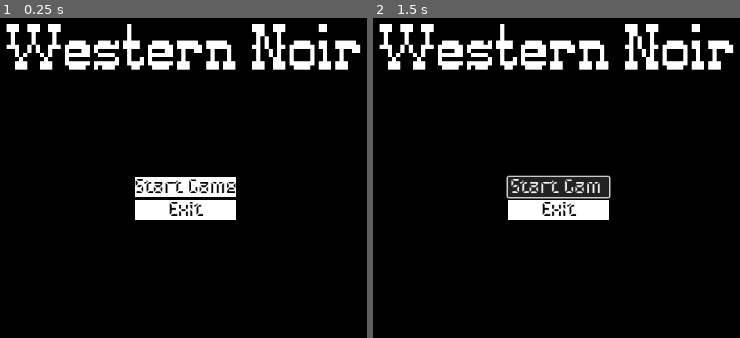
Above: before the commit, frames 1-2 (left to right).
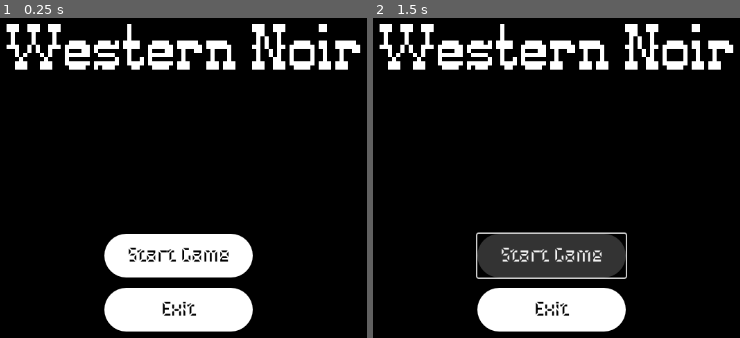
Above: after the commit, the same moments.

Repository: Tortiz-CSUF/western-noir-platformer
Game: Godot game, scene res://Start_Menu.tscn
The game is run twice, just before and just after one commit, with the same random seed, the same clock (stepped at 60 frames per second) and the same inputs.
Inputs:
- Up to frame 1 (0.25 s): no input
- Up to frame 2 (1.5 s): click "Start Game" at 0.5 s; click "Start Game" at 1.25 s

The runs differ from the first frame. In frame 1, 14% of the frame differs, in the area x 28-69%, y 49-99%; in frame 2, 15%, in the area x 28-70%, y 49-99%.

Commit message:
Refined Elements
Further refined Start Menu elements with spacing and rounded corners for buttons.

Diff:
--- a/Start_Menu.tscn
+++ b/Start_Menu.tscn
@@ -1,10 +1,28 @@
-[gd_scene load_steps=4 format=3 uid="uid://blr4bmpnlswj5"]
+[gd_scene load_steps=6 format=3 uid="uid://blr4bmpnlswj5"]
 
 [ext_resource type="FontFile" uid="uid://m8luhfimbqq4" path="res://Assets/Fonts/PixelWesternRegular-8g70.ttf" id="1_wrxjg"]
 [ext_resource type="FontFile" uid="uid://ccrhyowxoc31a" path="res://Assets/Fonts/SpeedPxWatch-xRM4O.ttf" id="2_pbjr1"]
 
+[sub_resource type="StyleBoxFlat" id="StyleBoxFlat_pbjr1"]
+bg_color = Color(1, 1, 1, 1)
+corner_radius_top_left = 50
+corner_radius_top_right = 50
+corner_radius_bottom_right = 50
+corner_radius_bottom_left = 50
+
+[sub_resource type="StyleBoxFlat" id="StyleBoxFlat_gfy38"]
+bg_color = Color(0.20152655, 0.20152661, 0.20152646, 1)
+corner_radius_top_left = 50
+corner_radius_top_right = 50
+corner_radius_bottom_right = 50
+corner_radius_bottom_left = 50
+
 [sub_resource type="StyleBoxFlat" id="StyleBoxFlat_xcwll"]
-bg_color = Color(1, 1, 1, 1)
+bg_color = Color(0, 0, 0, 1)
+corner_radius_top_left = 50
+corner_radius_top_right = 50
+corner_radius_bottom_right = 50
+corner_radius_bottom_left = 50
 
 [node name="Control" type="Control"]
 layout_mode = 3
@@ -31,32 +49,34 @@
 
 [node name="VBoxContainer" type="VBoxContainer" parent="."]
 layout_mode = 1
-anchors_preset = 8
-anchor_left = 0.5
-anchor_top = 0.5
-anchor_right = 0.5
-anchor_bottom = 0.5
-offset_left = -73.0
-offset_top = -31.0
-offset_right = 73.0
-offset_bottom = 31.0
-grow_horizontal = 2
-grow_vertical = 2
+anchors_preset = -1
+anchor_left = 0.3984375
+anchor_top = 0.5787037
+anchor_right = 0.5842014
+anchor_bottom = 0.7962963
+theme_override_constants/separation = 15
+metadata/_edit_use_anchors_ = true
 
 [node name="Button" type="Button" parent="VBoxContainer"]
 layout_mode = 2
+size_flags_vertical = 7
 theme_override_colors/font_color = Color(0, 0, 0, 1)
 theme_override_fonts/font = ExtResource("2_pbjr1")
 theme_override_font_sizes/font_size = 28
-theme_override_styles/normal = SubResource("StyleBoxFlat_xcwll")
+theme_override_styles/normal = SubResource("StyleBoxFlat_pbjr1")
+theme_override_styles/hover = SubResource("StyleBoxFlat_gfy38")
+theme_override_styles/hover_pressed = SubResource("StyleBoxFlat_xcwll")
 text = "Start Game"
 metadata/_edit_use_anchors_ = true
 
 [node name="Button2" type="Button" parent="VBoxContainer"]
 layout_mode = 2
+size_flags_vertical = 7
 theme_override_colors/font_color = Color(0, 0, 0, 1)
 theme_override_fonts/font = ExtResource("2_pbjr1")
 theme_override_font_sizes/font_size = 28
-theme_override_styles/normal = SubResource("StyleBoxFlat_xcwll")
+theme_override_styles/normal = SubResource("StyleBoxFlat_pbjr1")
+theme_override_styles/hover = SubResource("StyleBoxFlat_gfy38")
+theme_override_styles/hover_pressed = SubResource("StyleBoxFlat_xcwll")
 text = "Exit"
 metadata/_edit_use_anchors_ = true
